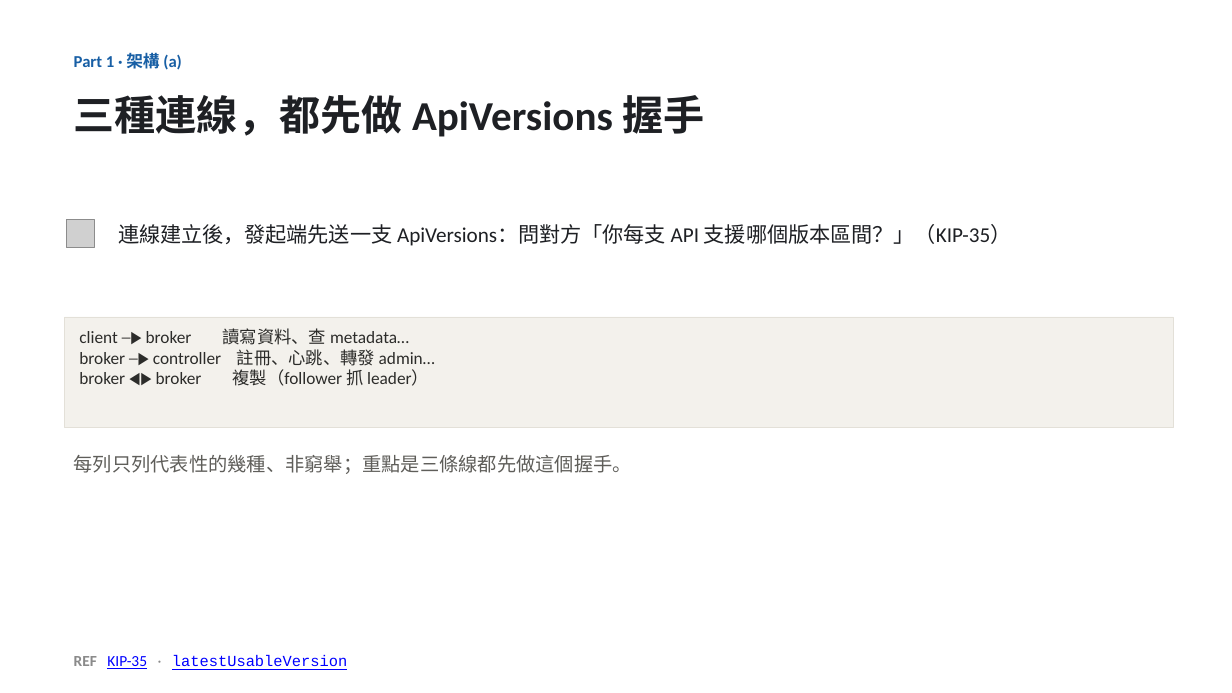
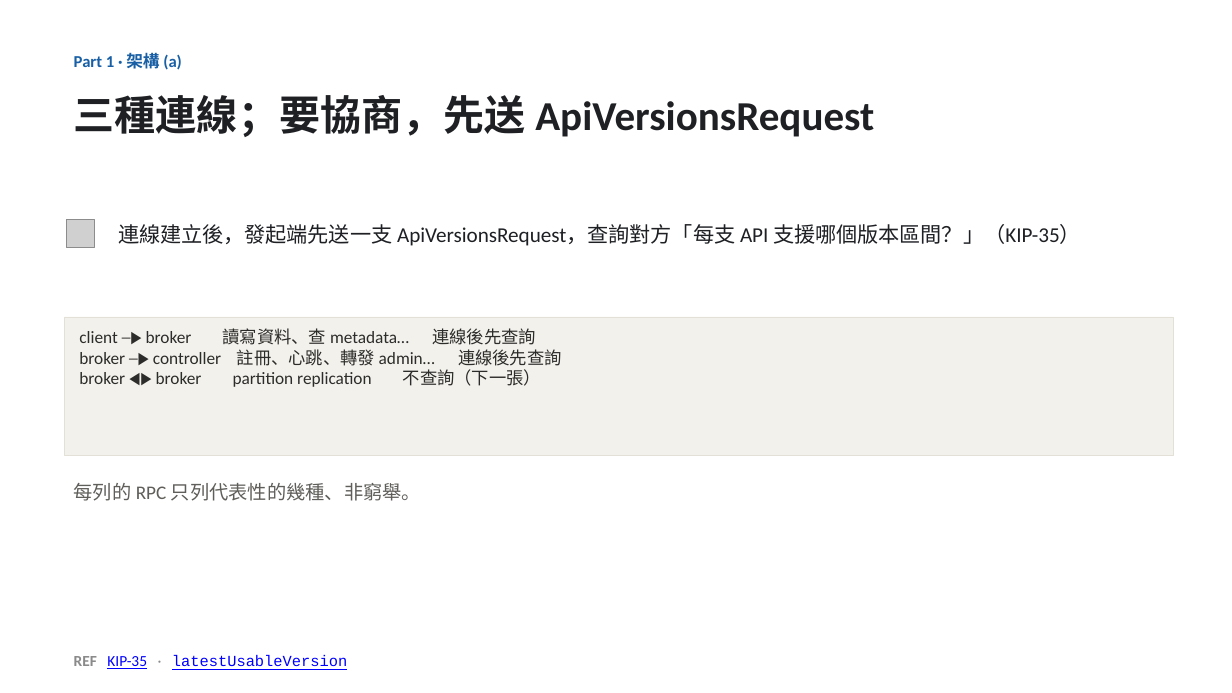
Before and after one commit to unknowntpo/kafka, a slide deck: slide 6 of study/version-control/kafka-version-negotiation.pptx. Drawn at 1232x693 pixels with LibreOffice and Linux fonts; fonts in the diff are those of the drawing; grey boxes stand for pictures. Boxes give left, top, right and bottom in pixels: in the first picture for what was removed or moved away, otherwise in the second. Text is boxed around its words. In the diff, an @@ line names an element or a change of style, - is before the commit and + after.

Commit message:
study(version-control): 套用 Eric round-2 review（10 條）＋修正一個事實錯誤
- 重大更正：replication 路徑不送 ApiVersionsRequest（BrokerBlockingSender discoverBrokerVersions=false）；
  broker→controller/KRaft 為 true——原「三條線都先握手」陳述有誤，deck/outline/rpc doc 同步更正
- 術語精確化：不用「握手」（非 Kafka 用語）改「送 ApiVersionsRequest 查詢」；「能力世代」→ finalized feature level；
  「能力」→ supported versions；「複製」→ partition replication；「自刻」→ 繞過協商直接送出；「關線」→ 關閉連線
- 點題改「生產環境資料主幹道不能停機」；動機 client 例子具體化（IoT/車載/batch job）
- 截斷 2.1 標明雙向要求；隨堂考正解補「ApiVersions 為何是例外」的解釋
- review 記錄存 review-eric-round2.md

```diff
--- a/study/version-control/kafka-version-negotiation.pptx
+++ b/study/version-control/kafka-version-negotiation.pptx
@@ text at <box>74,95,874,137</box>: text changed @@
-三種連線，都先做 ApiVersions 握手
+三種連線；要協商，先送 ApiVersionsRequest
@@ text at <box>118,224,1081,246</box>: text changed @@
-連線建立後，發起端先送一支 ApiVersions：問對方「你每支 API 支援哪個版本區間？」（KIP-35）
+連線建立後，發起端先送一支 ApiVersionsRequest，查詢對方「每支 API 支援哪個版本區間？」（KIP-35）
@@ rectangle "client ─▶ broker 讀寫資料、查 metadata… ...": place and size @@
-rectangle "client ─▶ broker 讀寫資料、查 metadata… ..." at <box>65,317,1174,428</box>
+rectangle "client ─▶ broker 讀寫資料、查 metadata… ..." at <box>65,317,1174,456</box>
@@ text in rectangle at <box>79,328,561,387</box>: text changed @@
-client ─▶ broker 讀寫資料、查 metadata…
-broker ─▶ controller 註冊、心跳、轉發 admin…
-broker ◀▶ broker 複製（follower 抓 leader）
+client ─▶ broker 讀寫資料、查 metadata… 連線後先查詢
+broker ─▶ controller 註冊、心跳、轉發 admin… 連線後先查詢
+broker ◀▶ broker partition replication 不查詢（下一張）
@@ text at <box>74,483,421,501</box>: text changed @@
-每列只列代表性的幾種、非窮舉；重點是三條線都先做這個握手。
+每列的 RPC 只列代表性的幾種、非窮舉。
```
Also in this commit, not shown: 10 other slides changed, 10 other files.
